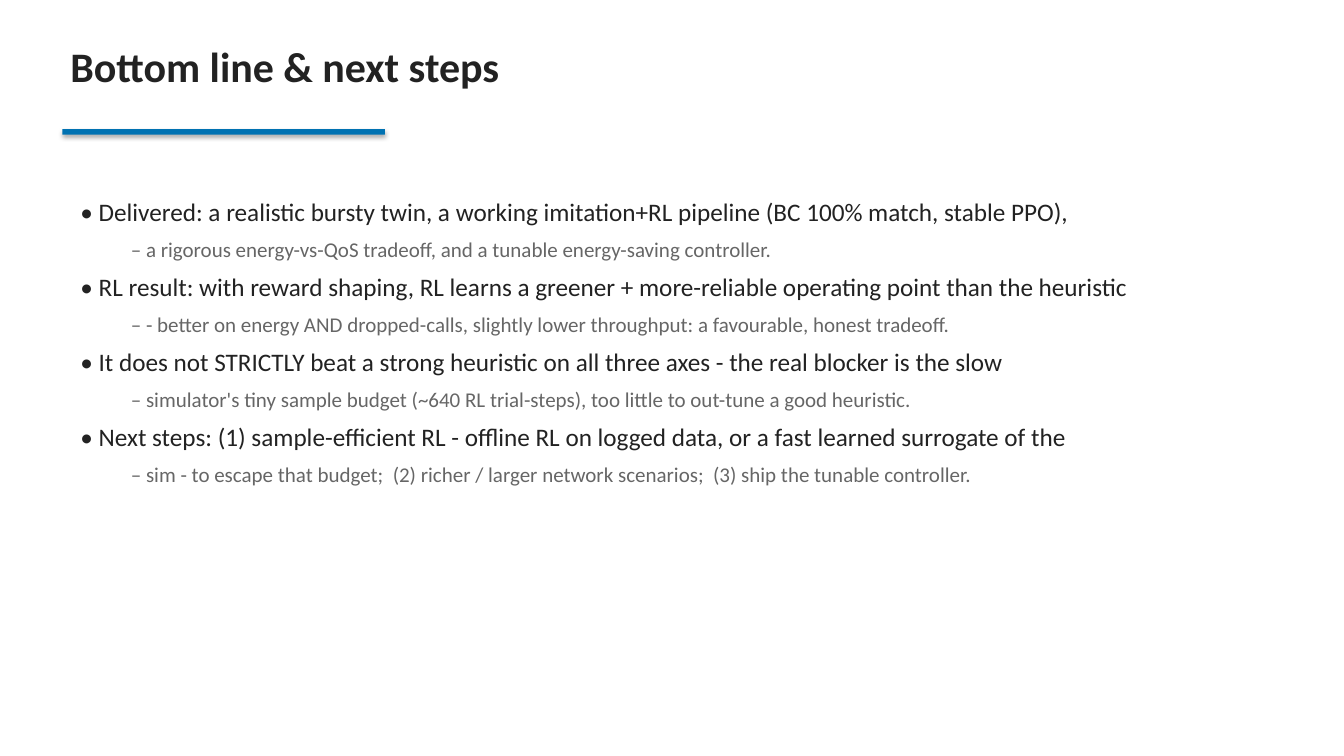
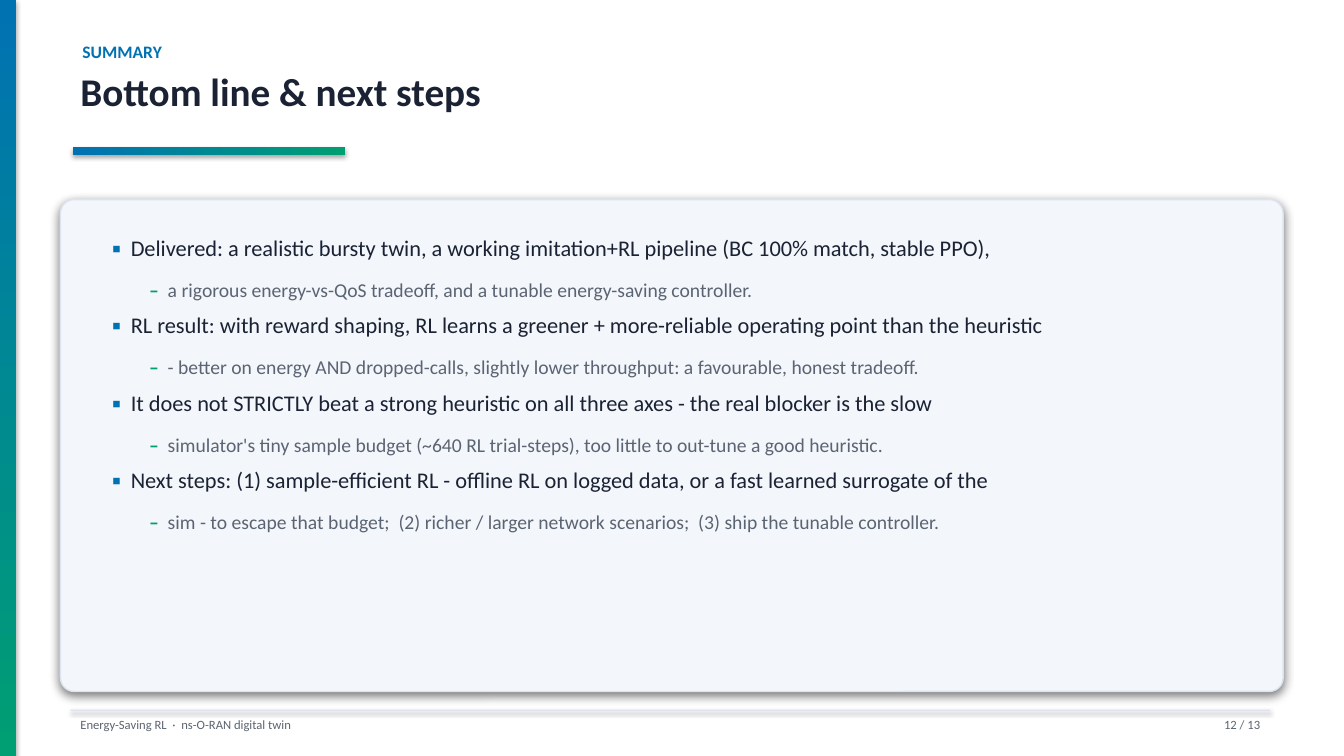
Before and after one commit to SergeantCooper/ns-o-ran-gym, a slide deck: slide 12 of energy_saving_RL_project.pptx. Drawn at 1344x756 pixels with LibreOffice and Linux fonts; fonts in the diff are those of the drawing. Boxes give left, top, right and bottom in pixels: in the first picture for what was removed or moved away, otherwise in the second. Text is boxed around its words. In the diff, an @@ line names an element or a change of style, - is before the commit and + after.

Commit message:
deck: redesign build_ppt.py with a cohesive visual theme
Adds a design system to the presentation (content/numbers unchanged):
- navy gradient title with capability pills + accent band
- per-slide section kickers, gradient underline, left accent strip, footer + page numbers
- content on soft-shadowed panels; colour-coded bullet markers
- figures mounted on shadowed cards, box-fit to the slide (fixes overflow)

```diff
--- a/energy_saving_RL_project.pptx
+++ b/energy_saving_RL_project.pptx
@@ rectangle added at <box>0,0,16,756</box>, fill gradient #0072B2 to #009E73 @@
@@ text added at <box>82,46,161,58</box>, 12.5 pt, text #0072B2, bold @@
+SUMMARY
@@ text "Bottom line & next steps": place and size @@
-text "Bottom line & next steps" at <box>70,52,499,89</box>
+text "Bottom line & next steps" at <box>80,78,480,112</box>
@@ text "Bottom line & next steps" at <box>80,78,480,112</box>: size 30 to 28 pt, text colour #222222 to #1A2233 @@
@@ rectangle: place and size @@
-rectangle at <box>63,129,385,135</box>
+rectangle at <box>73,147,345,154</box>
@@ rectangle at <box>73,147,345,154</box>: fill #0072B2 to gradient #0072B2 to #009E73 @@
@@ rounded rectangle added at <box>60,200,1284,692</box>, fill #F3F6FB, outline #DDE4F0 1 pt @@
@@ text "▪ Delivered: a realistic bursty ...": place and size @@
-text "▪ Delivered: a realistic bursty ..." at <box>99,203,1127,486</box>
+text "▪ Delivered: a realistic bursty ..." at <box>131,240,1042,533</box>
@@ text at <box>131,240,990,260</box>: text changed; size 18 to 16 pt; text colour #222222 to #1A2233 @@
-• Delivered: a realistic bursty twin, a working imitation+RL pipeline (BC 100% match, stable PPO),
+▪ Delivered: a realistic bursty twin, a working imitation+RL pipeline (BC 100% match, stable PPO),
@@ text at <box>168,283,939,533</box>: size 15 to 14 pt in "– a rigorous energy-vs-QoS tradeoff, and a ...", "– - better on energy AND dropped-calls, ...", "– simulator's tiny sample budget (~640 RL ...", "– sim - to escape that budget; ..."; text colour #666666 to #009E73, bold on in "–", "–", "–", "–"; text colour #666666 to #5B6472 in "a rigorous energy-vs-QoS tradeoff, and a tunable ...", "- better on energy AND dropped-calls, slightly ...", "simulator's tiny sample budget (~640 RL trial-steps), ...", "sim - to escape that budget; (2) ..."; list level 2 to 1 in "– a rigorous energy-vs-QoS tradeoff, ..."; line spacing 1 to 1.12; list level 2 to 1 in "– - better on energy ..."; list level 2 to 1 in "– simulator's tiny sample budget ..."; list level 2 to 1 in "– sim - to escape ..." @@
@@ text at <box>131,317,1042,337</box>: text changed; size 18 to 16 pt; text colour #222222 to #1A2233 @@
-• RL result: with reward shaping, RL learns a greener + more-reliable operating point than the heuristic
+▪ RL result: with reward shaping, RL learns a greener + more-reliable operating point than the heuristic
@@ text at <box>131,395,931,415</box>: text changed; size 18 to 16 pt; text colour #222222 to #1A2233 @@
-• It does not STRICTLY beat a strong heuristic on all three axes - the real blocker is the slow
+▪ It does not STRICTLY beat a strong heuristic on all three axes - the real blocker is the slow
@@ text at <box>131,472,987,492</box>: text changed; size 18 to 16 pt; text colour #222222 to #1A2233 @@
-• Next steps: (1) sample-efficient RL - offline RL on logged data, or a fast learned surrogate of the
+▪ Next steps: (1) sample-efficient RL - offline RL on logged data, or a fast learned surrogate of the
@@ rectangle added at <box>71,710,1270,711</box>, fill #DDE4F0 @@
@@ text added at <box>80,720,291,731</box>, 9 pt, text #5B6472 @@
+Energy-Saving RL · ns-O-RAN digital twin
@@ text added at <box>1224,721,1260,729</box>, 9 pt, text #5B6472 @@
+12 / 13
```
Also in this commit, not shown: 12 other slides changed, 1 other file.
